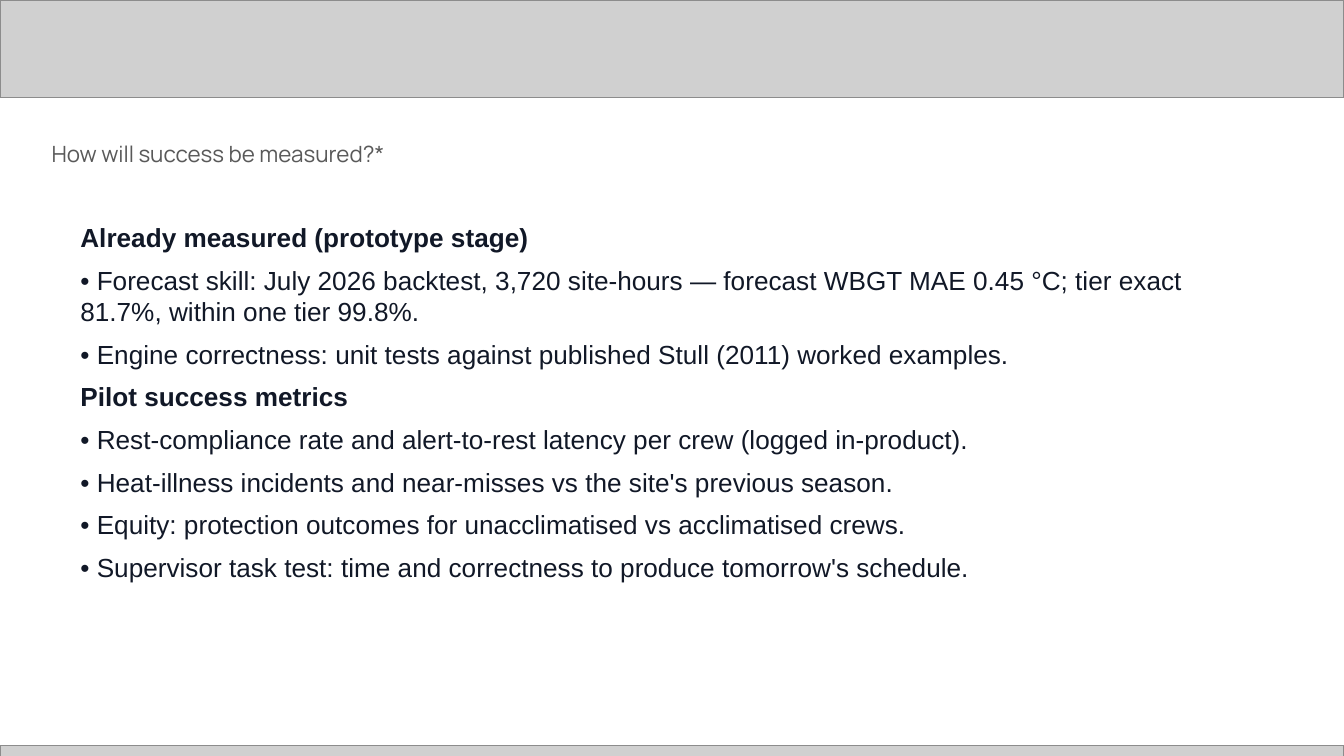
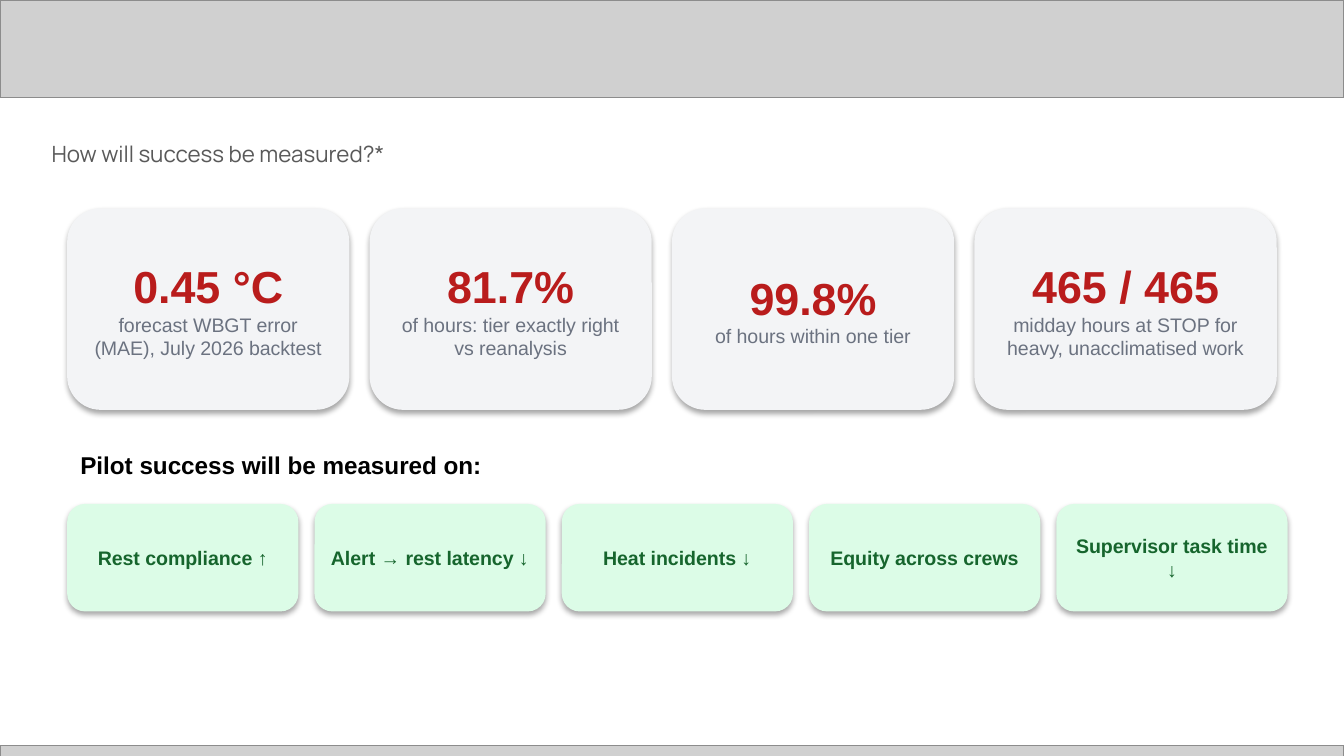
Before and after one commit to syaikhipin/heatshield, a slide deck: slide 6 of deck/heatshield-template-deck.pptx. Drawn at 1344x756 pixels with LibreOffice and Linux fonts; fonts in the diff are those of the drawing; grey boxes stand for pictures. Boxes give left, top, right and bottom in pixels: in the first picture for what was removed or moved away, otherwise in the second. Text is boxed around its words. In the diff, an @@ line names an element or a change of style, - is before the commit and + after.

```diff
--- a/deck/heatshield-template-deck.pptx
+++ b/deck/heatshield-template-deck.pptx
@@ rounded rectangle added at bbox=[67, 208, 349, 410], fill #F3F4F6, 10.5 pt, text #6B7280 @@
+0.45 °C
+forecast WBGT error (MAE), July 2026 backtest
@@ rounded rectangle added at bbox=[370, 208, 652, 410], fill #F3F4F6, 10.5 pt, text #6B7280 @@
+81.7%
+of hours: tier exactly right vs reanalysis
@@ rounded rectangle added at bbox=[672, 208, 954, 410], fill #F3F4F6, 10.5 pt, text #6B7280 @@
+99.8%
+of hours within one tier
@@ rounded rectangle added at bbox=[974, 208, 1277, 410], fill #F3F4F6, 10.5 pt, text #6B7280 @@
+465 / 465
+midday hours at STOP for heavy, unacclimatised work
@@ text removed at bbox=[80, 228, 1182, 583] @@
-Already measured (prototype stage)
-• Forecast skill: July 2026 backtest, 3,720 site-hours — forecast WBGT MAE 0.45 °C; tier exact 81.7%, within one tier 99.8%.
-• Engine correctness: unit tests against published Stull (2011) worked examples.
-Pilot success metrics
-• Rest-compliance rate and alert-to-rest latency per crew (logged in-product).
-• Heat-illness incidents and near-misses vs the site's previous season.
-• Equity: protection outcomes for unacclimatised vs acclimatised crews.
-• Supervisor task test: time and correctness to produce tomorrow's schedule.
@@ text added at bbox=[80, 456, 482, 475], 13 pt, text #000000, bold @@
+Pilot success will be measured on:
@@ rounded rectangle added at bbox=[67, 504, 298, 612], fill #DCFCE7, 10.5 pt, text #16652D, bold @@
+Rest compliance ↑
@@ rounded rectangle added at bbox=[314, 504, 546, 612], fill #DCFCE7, 10.5 pt, text #16652D, bold @@
+Alert → rest latency ↓
@@ rounded rectangle added at bbox=[562, 504, 793, 612], fill #DCFCE7, 10.5 pt, text #16652D, bold @@
+Heat incidents ↓
@@ rounded rectangle added at bbox=[809, 504, 1040, 612], fill #DCFCE7, 10.5 pt, text #16652D, bold @@
+Equity across crews
@@ rounded rectangle added at bbox=[1056, 504, 1288, 612], fill #DCFCE7, 10.5 pt, text #16652D, bold @@
+Supervisor task time ↓
```
Also in this commit, not shown: 13 other slides changed, 2 other files.
